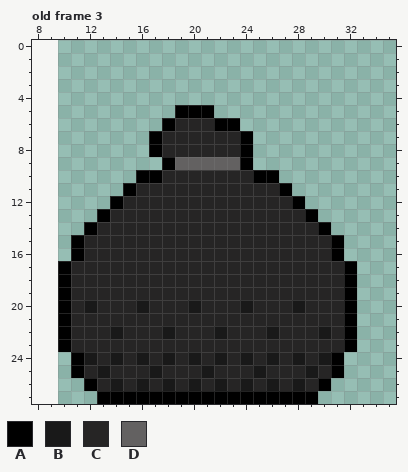
Two states of a pixel-art file, sprites/env/trash.ase. This is how it looked before the edit.
33x28 pixels, 3 frames. Colours within 5 levels of each other are drawn and written as one. Shown: old frame 3: x 8..35, y 0..27. The old version is drawn lined up with the new one, on the new canvas. The commit also changed other frames, which this record leaves out.
Visible layers, top first: "Layer 3", "Layer 2", "Layer 1".
Palette (. is transparent): A #000000  B #191919  C #262525  D #636161
Pixels before, old frame 3, first column x 10:
 5 .........AAA...........
 6 ........ACCCAA.........
 7 .......ACCCCCCA........
 8 .......ACCCCCCA........
 9 ........ADDDDDA........
10 ......AACCCCCCCAA......
11 .....ACCCCCCCCCCCA.....
12 ....ACCCCCCCCCCCCCA....
13 ...ACCCCCCCCCCCCCCCA...
14 ..ACCCCCCCCCCCCCCCCCA..
15 .ACCCCCCCCCCCCCCCCCCCA.
16 .ACCCCCCCCCCCCCCCCCCCA.
17 ACCCCCCCCCCCCCCCCCCCCCA
18 ACCCCCCCCCCCCCCCCCCCCCA
19 ACCCCCCCCCCCCCCCCCCCCCA
20 ACBCCCBCCCBCCCBCCCBCCCA
21 ACCCCCCCCCCCCCCCCCCCCCA
22 ACCCBCCCBCCCBCCCBCCCBCA
23 ACCCCCCCCCCCCCCCCCCCCCA
24 .ABCBCBCBCBCBCBCBCBCBA.
25 .ACBCCCBCCCBCCCBCCCBCA.
26 ..ACBCBCBCBCBCBCBCBCA..
27 ...AAAAAAAAAAAAAAAAA...
The same view after the edit:
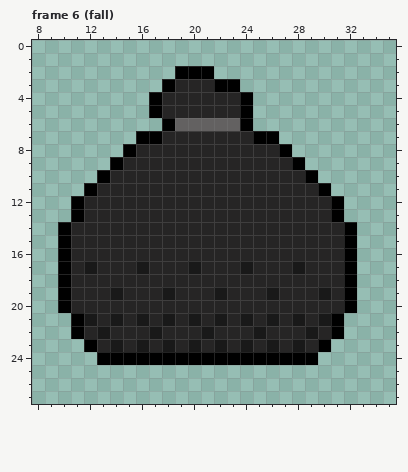
A new or re-ordered frame is compared with the old frame closest to it.
The exact change:
canvas 33x28 -> 43x28, the old top-left corner now at 10,0
frames 3 -> 9
Changed rows in their new state; - is an unchanged pixel.
Frame 6 (fall) is new; against old frame 3:
first column x 10:
 2 ---------AAA-----------
 3 --------ACCCAA---------
 4 -------ACCCCCCA--------
 5 -------ACCCCCCA--------
 6 ---------DDDDDA--------
 7 ------A-------CAA------
 8 -----ACC------CCCA-----
 9 ----ACCCCCCCCCCCCCA----
10 ---ACCCC-------CCCCA---
11 --ACCC-----------CCCA--
12 -ACCC-------------CCCA-
13 -ACC---------------CCA-
14 ACC-----------------CCA
15 AC-------------------CA
16 AC-------------------CA
17 --B---B---B---B---B----
19 ----B---B---B---B---B--
20 --C---C---C---C---C----
21 .AB-B-B-B-B-B-B-B-B-BA.
22 .A-BC--BC--BC--BC--BCA.
23 ..A-B-B-B-B-B-B-B-B-A..
24 -..AAAAAAAAAAAAAAAAA..-
25 -.....................-
26 --...................--
27 ---.................---
Where, in picture pixels (left, top, right, bottom), the same in both pictures:
changed: (58, 66, 357, 404)
